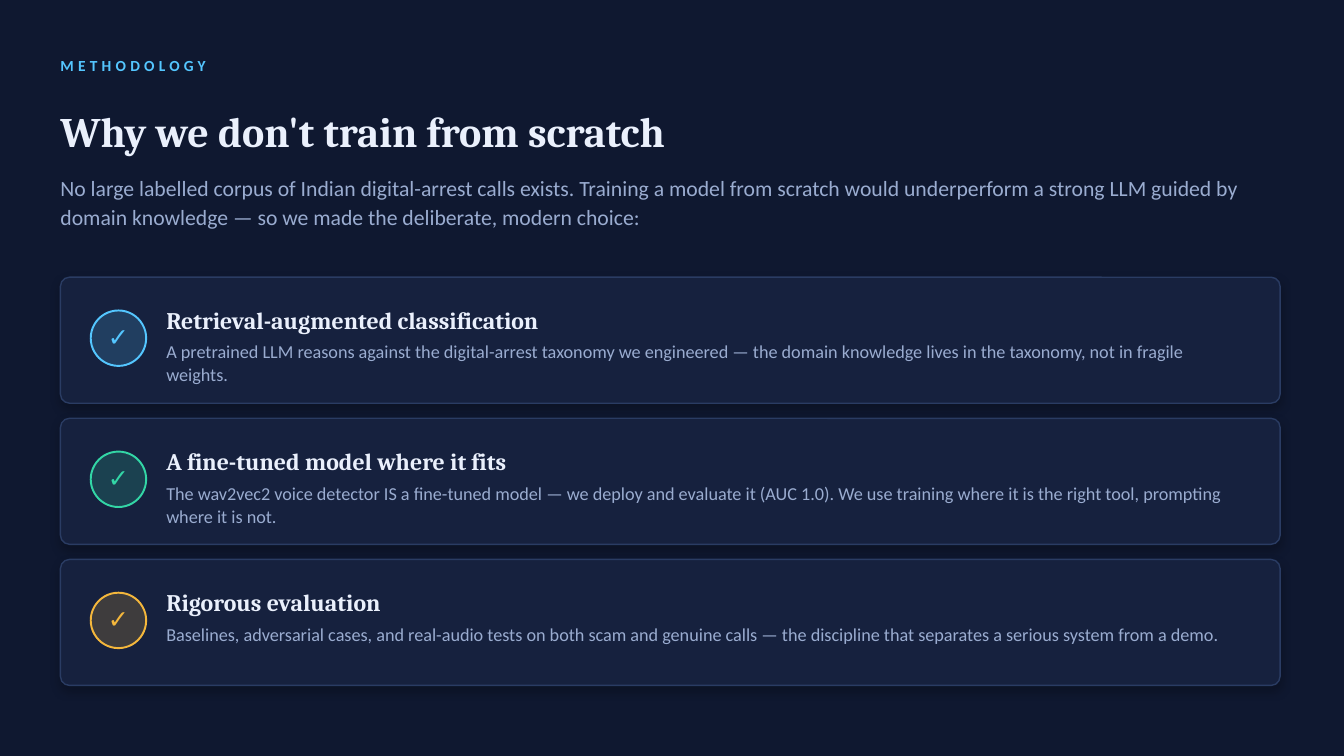
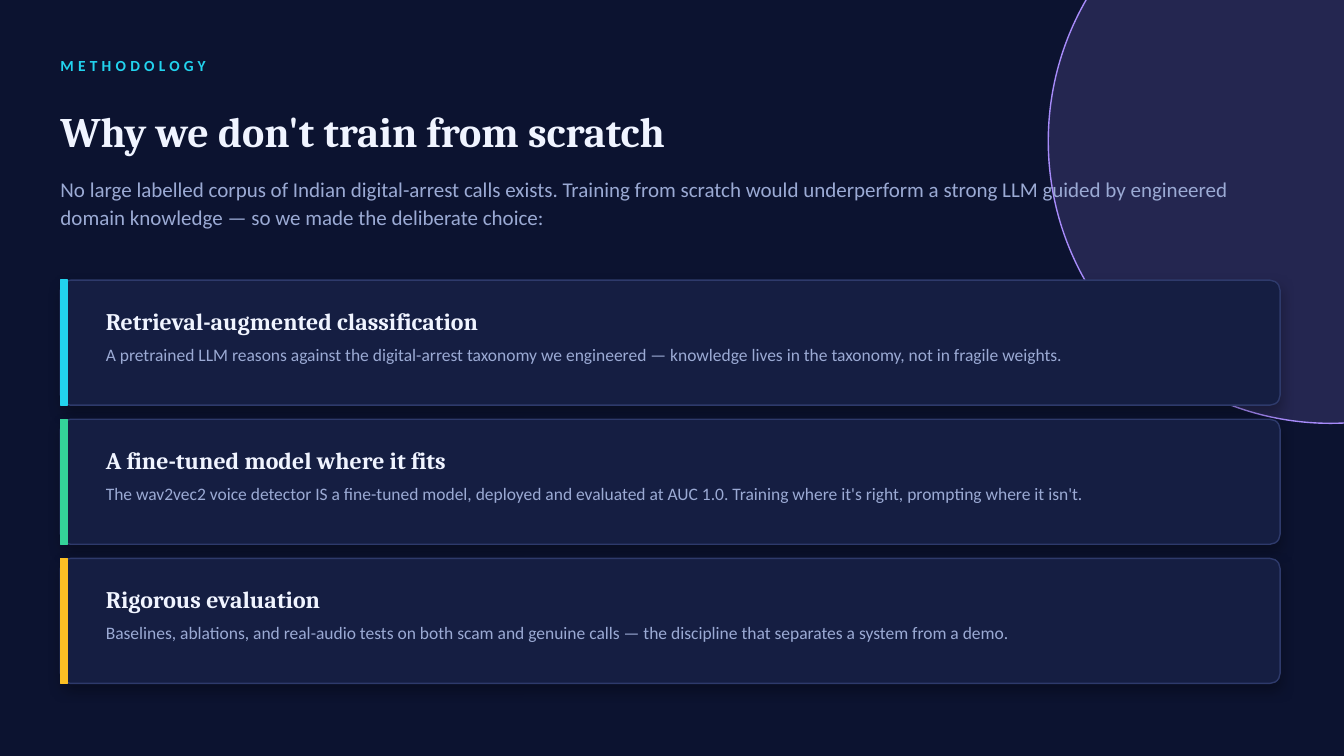
Before and after one commit to chhaya-22/fraudshield, a slide deck: slide 8 of docs/FraudShield_Deck.pptx. Drawn at 1344x756 pixels with LibreOffice and Linux fonts; fonts in the diff are those of the drawing. Boxes give left, top, right and bottom in pixels: in the first picture for what was removed or moved away, otherwise in the second. Text is boxed around its words. In the diff, an @@ line names an element or a change of style, - is before the commit and + after.

```diff
--- a/docs/FraudShield_Deck.pptx
+++ b/docs/FraudShield_Deck.pptx
@@ background #0F1830 to #0C1330 @@
@@ ellipse added at (x1=1049, y1=0, x2=1344, y2=423), fill #A78BFA at 16% opacity, outline #A78BFA 1 pt @@
@@ text "METHODOLOGY" at (x1=60, y1=61, x2=205, y2=71): text colour #54C6FF to #22D3EE @@
@@ text at (x1=60, y1=179, x2=1228, y2=229): text changed; size 15.5 to 15 pt; text colour #9AACD0 to #9BAAD4 @@
-No large labelled corpus of Indian digital-arrest calls exists. Training a model from scratch would underperform a strong LLM guided by domain knowledge — so we made the deliberate, modern choice:
+No large labelled corpus of Indian digital-arrest calls exists. Training from scratch would underperform a strong LLM guided by engineered domain knowledge — so we made the deliberate choice:
@@ fill #16213E to #151E42; outline #2A3C63 1 pt to #2E3A6B 1 pt; shadow changed; proportions changed in 3 elements at (x1=60, y1=419, x2=1280, y2=544), (x1=60, y1=559, x2=1280, y2=684), (x1=60, y1=280, x2=1280, y2=405) @@
@@ rectangle added at (x1=60, y1=280, x2=68, y2=405), fill #22D3EE, outline #22D3EE 1 pt @@
@@ ellipse removed at (x1=91, y1=311, x2=146, y2=366) @@
@@ text removed at (x1=91, y1=309, x2=146, y2=364) @@
-✓
@@ text "Retrieval-augmented classification" moved from (x1=166, y1=312, x2=539, y2=334) to (x1=106, y1=313, x2=478, y2=335) @@
@@ text at (x1=106, y1=349, x2=1061, y2=364): text changed; size 13 to 12.5 pt; text colour #9AACD0 to #9BAAD4 @@
-A pretrained LLM reasons against the digital-arrest taxonomy we engineered — the domain knowledge lives in the taxonomy, not in fragile weights.
+A pretrained LLM reasons against the digital-arrest taxonomy we engineered — knowledge lives in the taxonomy, not in fragile weights.
@@ rectangle added at (x1=60, y1=419, x2=68, y2=544), fill #34D399, outline #34D399 1 pt @@
@@ text "A fine-tuned model where it ..." moved from (x1=166, y1=453, x2=506, y2=470) to (x1=106, y1=452, x2=446, y2=469) @@
@@ ellipse removed at (x1=91, y1=452, x2=146, y2=507) @@
@@ text removed at (x1=91, y1=450, x2=146, y2=505) @@
-✓
@@ text at (x1=106, y1=488, x2=1082, y2=503): text changed; size 13 to 12.5 pt; text colour #9AACD0 to #9BAAD4 @@
-The wav2vec2 voice detector IS a fine-tuned model — we deploy and evaluate it (AUC 1.0). We use training where it is the right tool, prompting where it is not.
+The wav2vec2 voice detector IS a fine-tuned model, deployed and evaluated at AUC 1.0. Training where it's right, prompting where it isn't.
@@ rectangle added at (x1=60, y1=559, x2=68, y2=684), fill #FBBF24, outline #FBBF24 1 pt @@
@@ ellipse removed at (x1=91, y1=593, x2=146, y2=648) @@
@@ text removed at (x1=91, y1=591, x2=146, y2=646) @@
-✓
@@ text colour #EAF0FC to #F0F4FF in 4 elements at (x1=106, y1=313, x2=478, y2=335), (x1=60, y1=117, x2=665, y2=157), (x1=106, y1=452, x2=446, y2=469), (x1=106, y1=591, x2=320, y2=613) @@
@@ text "Rigorous evaluation" moved from (x1=166, y1=594, x2=381, y2=616) to (x1=106, y1=591, x2=320, y2=613) @@
@@ text at (x1=106, y1=627, x2=1008, y2=642): text changed; size 13 to 12.5 pt; text colour #9AACD0 to #9BAAD4 @@
-Baselines, adversarial cases, and real-audio tests on both scam and genuine calls — the discipline that separates a serious system from a demo.
+Baselines, ablations, and real-audio tests on both scam and genuine calls — the discipline that separates a system from a demo.
```
Also in this commit, not shown: 9 other slides changed, 2 slides added, 2 slides removed.
